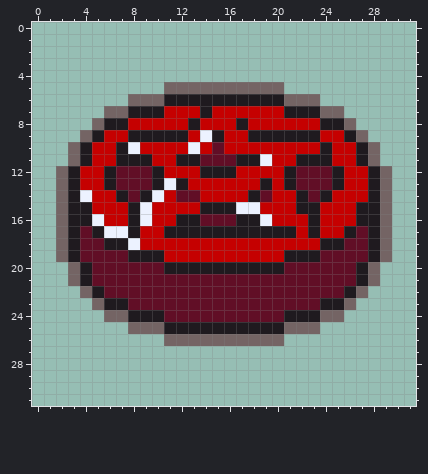
Pixel-art file, stored at assets/tiles/pentagram.aseprite. The picture above is the old version.
32x32 pixels, 1 frame.
And afterwards:
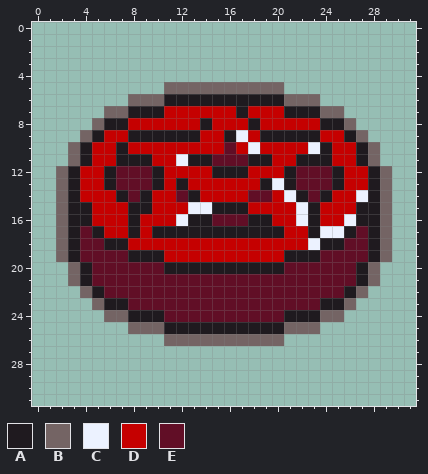
Palette (. is transparent): A #1f1a1f  B #746464  C #ecf2ff  D #c50000  E #610e26
The exact change:
y 7: x 14 A -> D; x 17 D -> A
y 8: x 13..14 AD -> DA; x 17..18 AD -> DA
y 9: x 13..18 DCADDA -> ADDACD
y 10: x 8 C -> D; x 13 C -> D; x 15..16 ED -> DE; x 18 D -> C; x 23 D -> C
y 11: x 12 A -> C; x 14 E -> A; x 17 A -> E; x 19 C -> A
y 12: x 14 A -> D; x 17 D -> A
y 13: x 11 C -> D; x 20 D -> C
y 14: x 4 C -> D; x 10 C -> D; x 13 E -> A; x 18 A -> E; x 21 D -> C; x 27 D -> C
y 15: x 9 C -> A; x 13..14 DA -> CC; x 17..18 CC -> AD; x 22 A -> C
y 16: x 5 C -> D; x 9 C -> D; x 12 A -> C; x 14 E -> A; x 17 A -> E; x 19 C -> A; x 22 D -> C; x 26 D -> C
y 17: x 6..7 CC -> DD; x 10 D -> A; x 21 A -> D; x 24..25 DD -> CC
y 18: x 8 C -> D; x 23 D -> C
Where, in picture pixels (left, top, right, bottom), the same in both pictures:
changed: (80, 106, 368, 250)
